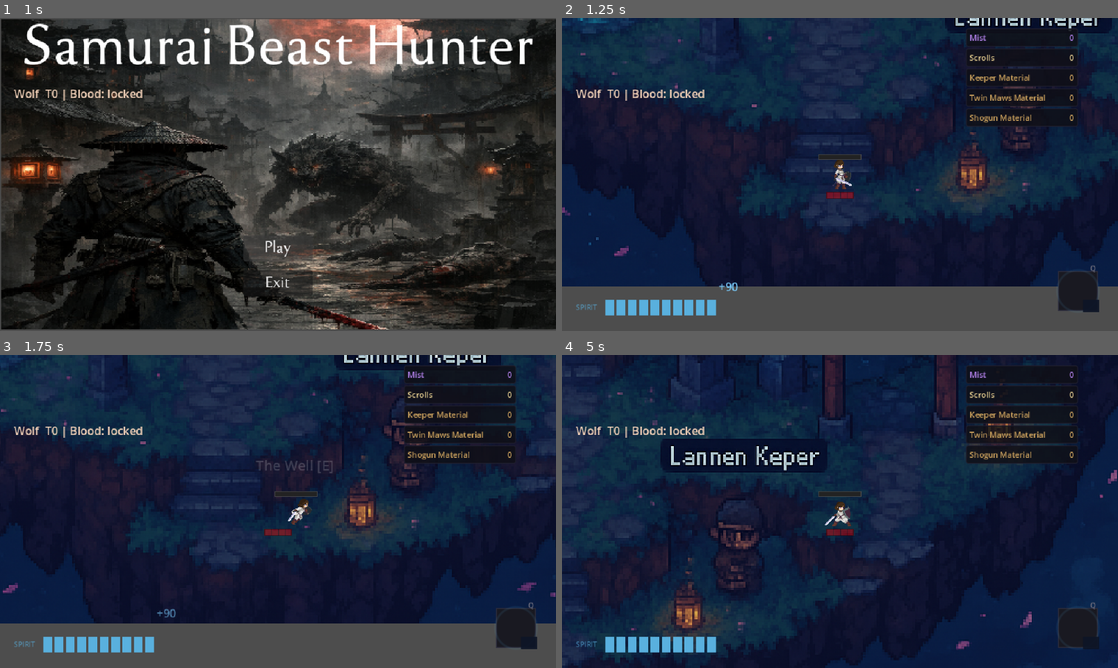
Above: before the commit, frames 1-4 (two rows, left to right).
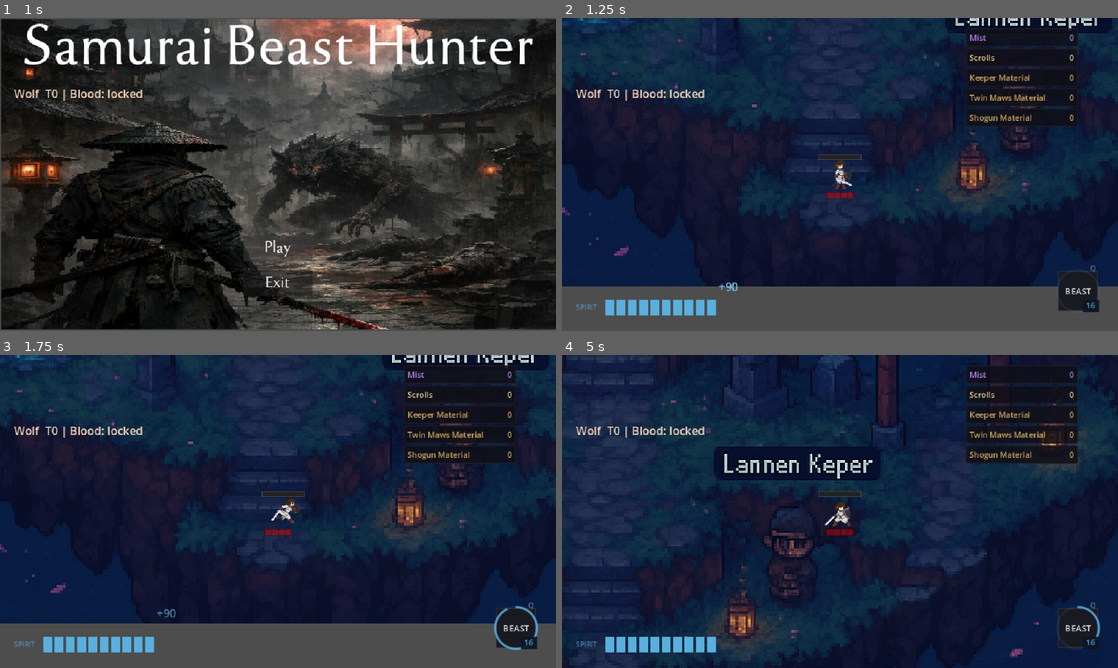
Above: after the commit, the same moments.

Repository: seancl8611/oathbound
Game: Godot game, scene res://TitleScreen/menu.tscn
Two runs of this game, one before a commit and one after it. Both use one fixed random seed, a clock stepped at 60 frames per second and the inputs below. Sound files missing from this copy of the repository are replaced by a short silence.
Inputs (mouse positions are in pixels of both pictures, inside the frame that each line leads up to):
- Up to frame 1 (1 s): click "Play" at 0.5 s
- Up to frame 2 (1.25 s): no input
- Up to frame 3 (1.75 s): move the mouse to (400, 495) at 1.27 s; hold D (right) from 1.28 s (still down); hold F (prosthetic) from 1.28 s (still down)
- Up to frame 4 (5 s): move the mouse to (728, 527) at 2.02 s; release D (right) at 2.03 s; release F (prosthetic) at 2.03 s; hold S (down) 2.03-2.78 s; click (728, 527) at 2.1 s; tap F (prosthetic) at 2.3, 3.8, 4.55 s; move the mouse to (895, 442) at 2.77 s; hold D (right) 2.78-3.53 s; hold F (prosthetic) 2.78-3.53 s; tap Space (dash) at 2.85 s; move the mouse to (812, 574) at 3.52 s; hold W (up) 3.53-4.28 s; tap E (execute_finisher) at 3.6 s; move the mouse to (1006, 558) at 4.27 s; hold A (left) from 4.28 s (still down); hold Right mouse button (parry) from 4.28 s (still down)

Frame 1 is identical in both runs. In frame 2, less than 0.1% of the frame differs, in the area x 90-96%, y 86-93%; in frame 3, 10%; in frame 4, 20%, in the area x 0-100%, y 0-100%.

Commit message:
Install current Prosthetic manager at run bootstrap

Diff:
--- a/game/oathbound/autoload/OathboundGameFlow.gd
+++ b/game/oathbound/autoload/OathboundGameFlow.gd
@@ -9,11 +9,41 @@
 
 const CURRENT_PLAYER_SCENE: PackedScene = preload("res://Player/aspect_player.tscn")
 const EXPECTED_PLAYER_SCRIPT: String = "res://Player/OathboundCombatPlayer.gd"
+const CURRENT_PROSTHETIC_MANAGER_SCRIPT: Script = preload("res://Core/Prosthetics/OathboundProstheticManager.gd")
+const EXPECTED_PROSTHETIC_MANAGER_SCRIPT: String = "res://Core/Prosthetics/OathboundProstheticManager.gd"
 
 
 func _ready() -> void:
+	_install_current_prosthetic_manager()
 	set_player_scene(CURRENT_PLAYER_SCENE)
 	print("[OathboundGameFlow] canonical Player factory -> res://Player/aspect_player.tscn")
+
+
+func _install_current_prosthetic_manager() -> void:
+	var manager: Node = get_node_or_null("/root/ProstheticManager")
+	if manager == null:
+		push_error("[OathboundGameFlow] ProstheticManager autoload missing")
+		return
+
+	var current_script_path: String = ""
+	var current_script: Variant = manager.get_script()
+	if current_script is Script:
+		current_script_path = (current_script as Script).resource_path
+
+	if current_script_path != EXPECTED_PROSTHETIC_MANAGER_SCRIPT:
+		manager.set_script(CURRENT_PROSTHETIC_MANAGER_SCRIPT)
+		# set_script() changes the runtime authority after the imported autoload has
+		# already entered the tree, so initialize the current registry explicitly.
+		if manager.has_method("_ready"):
+			manager.call("_ready")
+
+	var installed_script_path: String = ""
+	var installed_script: Variant = manager.get_script()
+	if installed_script is Script:
+		installed_script_path = (installed_script as Script).resource_path
+	print("[OathboundGameFlow] prosthetic_manager script=%s" % installed_script_path)
+	if installed_script_path != EXPECTED_PROSTHETIC_MANAGER_SCRIPT:
+		push_error("[OathboundGameFlow] Wrong ProstheticManager script: %s" % installed_script_path)
 
 
 func set_player_scene(scene: PackedScene) -> void:
